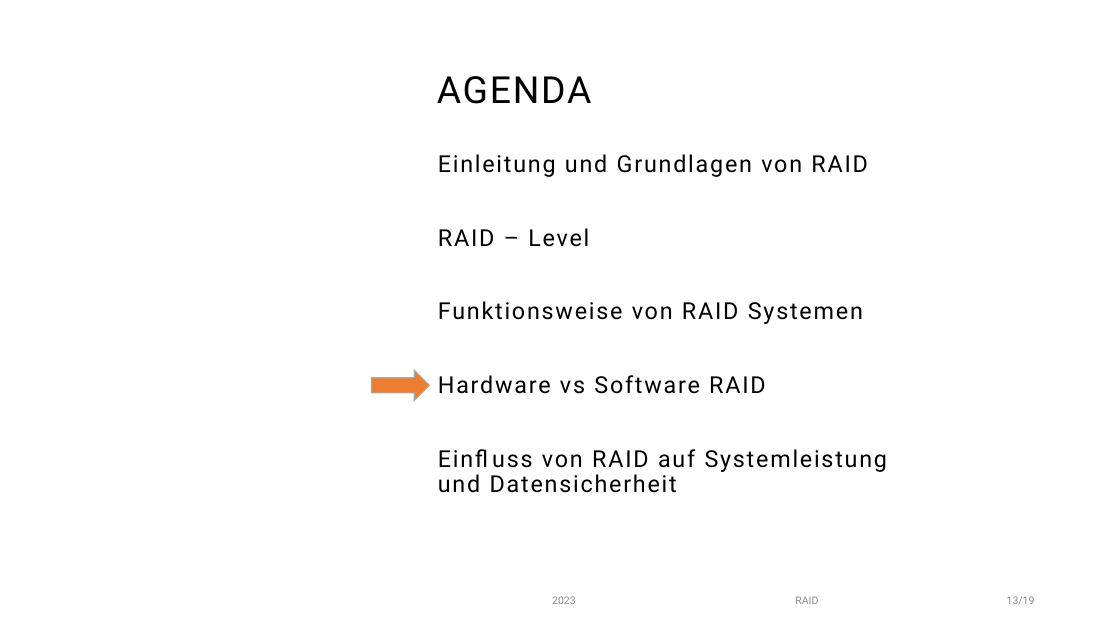
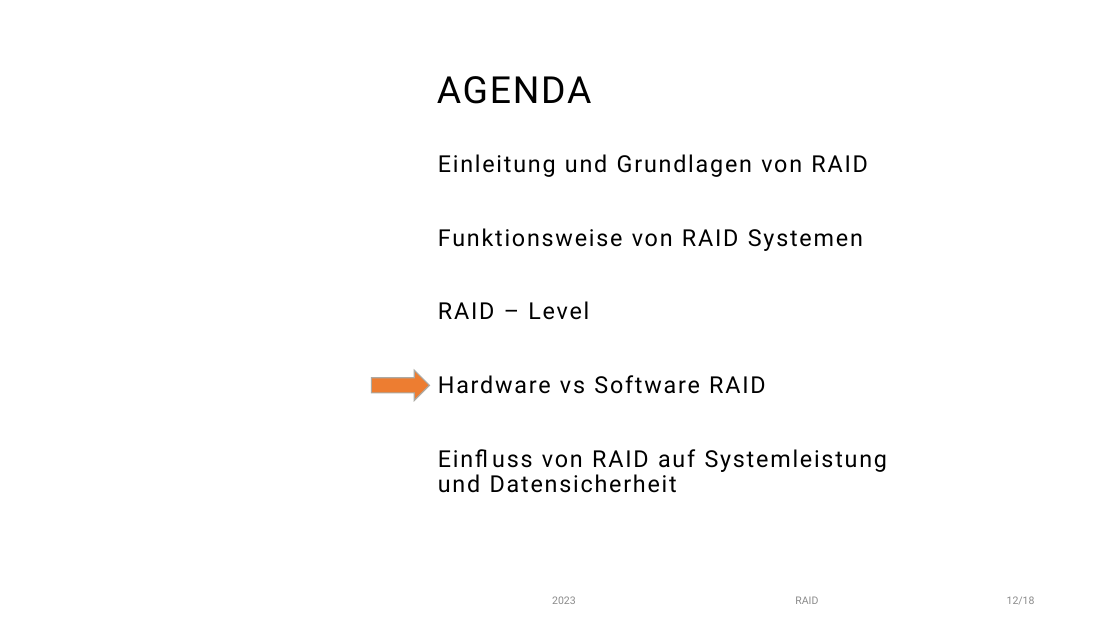
Before and after one commit to FyndetNeo/MultiMediDeutsch, a slide deck: slide 13 of RaidStand-15.01.24-v3.pptx (slide 14 before the commit). Drawn at 1120x630 pixels with LibreOffice and Linux fonts; fonts in the diff are those of the drawing; background and template pictures are left out. Boxes give left, top, right and bottom in pixels: in the first picture for what was removed or moved away, otherwise in the second. Text is boxed around its words. In the diff, an @@ line names an element or a change of style, - is before the commit and + after.

```diff
--- a/RaidStand-15.01.24-v3.pptx
+++ b/RaidStand-15.01.24-v3.pptx
@@ text at [438,228,863,251]: paragraph added @@
+Funktionsweise von RAID Systemen
@@ text at [438,301,863,324]: paragraph removed @@
-Funktionsweise von RAID Systemen
```
Also in this commit, not shown: 17 other slides changed, 1 slide removed.
